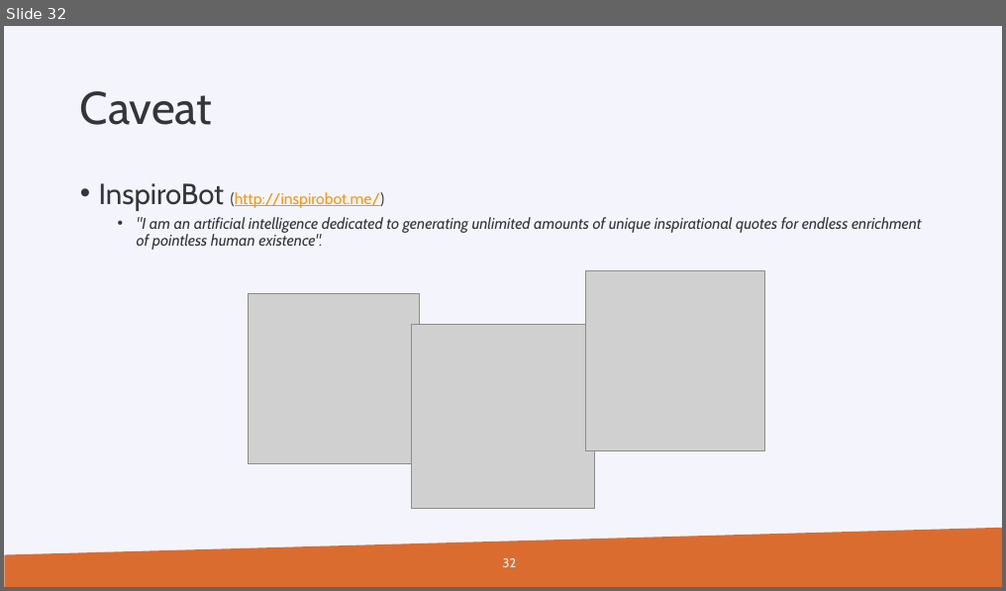
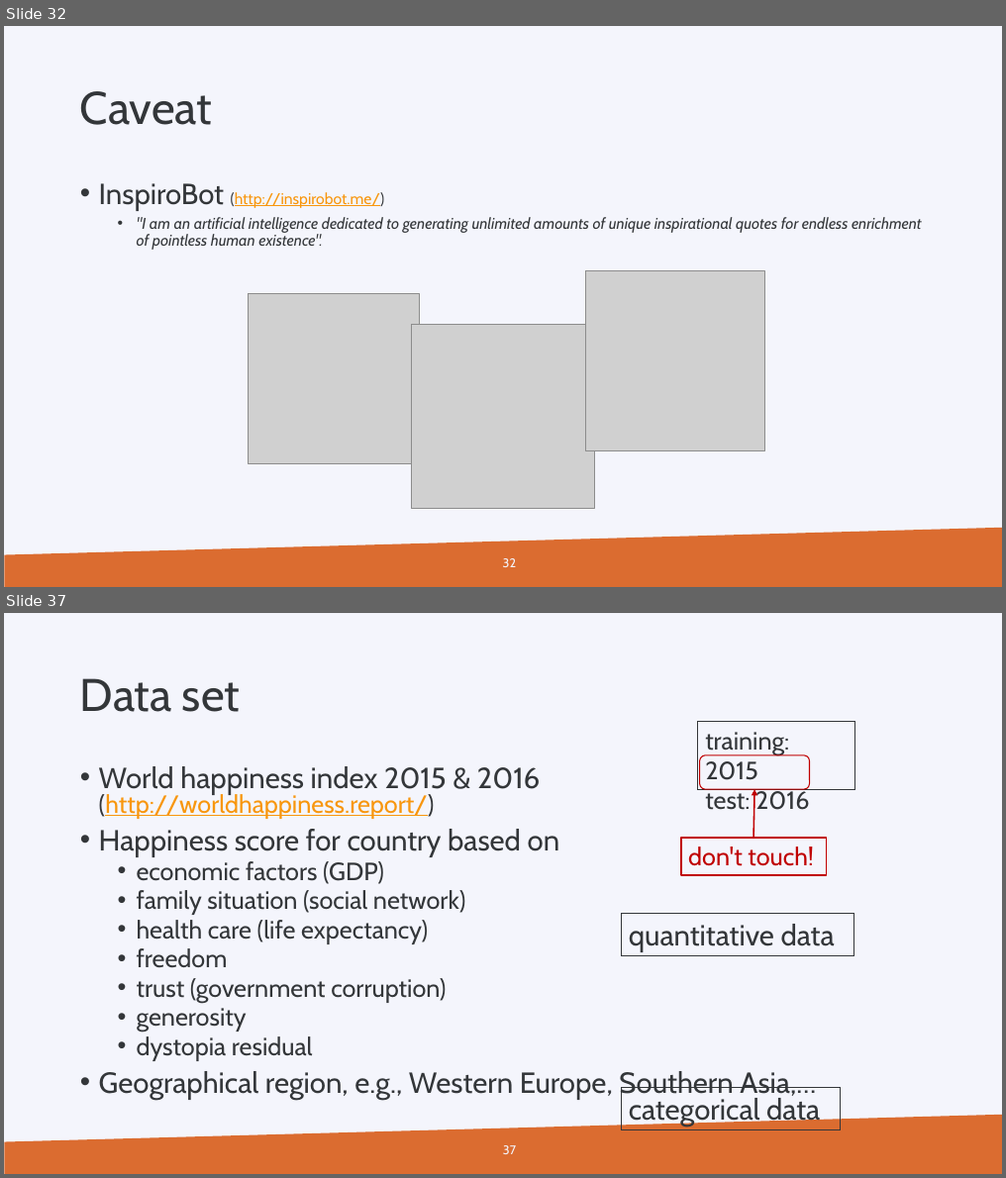
Before and after one commit to gjbex/Machine-learning-with-Python, a slide deck: python_for_machine_learning.pptx. Shown one above the other, each under a label of ours: slide 32 before the commit, slides 32 and 37 after it; the slides between them are not shown. The pictures are 1006x591 and 1006x1178 pixels, drawn with LibreOffice and Linux fonts; fonts in the diff are those of the drawing; grey boxes stand for pictures; background and template pictures are left out. Boxes give left, top, right and bottom in pixels: in the first picture for what was removed or moved away, otherwise in the second. Text is boxed around its words. In the diff, an @@ line names an element or a change of style, - is before the commit and + after.

```diff
--- a/python_for_machine_learning.pptx
+++ b/python_for_machine_learning.pptx
@@ slide 37 added at box(4, 613, 1002, 1174), background #F4F5FC; not listed: 1 template element that a slide beside it also shows @@
@@ title added at box(80, 678, 240, 712), 44 pt, text #333639 @@
+Data set
@@ rectangle added at box(698, 722, 855, 789), outline #333639 0.75 pt, 24 pt, text #333639 @@
+training: 2015
+test: 2016
@@ rounded rectangle added at box(699, 756, 810, 789), outline #C00000 1 pt @@
@@ text added at box(99, 766, 816, 1100), 24 pt, text #333639 @@
+• World happiness index 2015 & 2016
+  (http://worldhappiness.report/)
+• Happiness score for country based on
+  • economic factors (GDP)
+  • family situation (social network)
+  • health care (life expectancy)
+  • freedom
+  • trust (government corruption)
+  • generosity
+  • dystopia residual
+• Geographical region, e.g., Western Europe, Southern Asia,…
@@ arrow added from (753, 838) to (754, 789), #C00000 1.5 pt @@
@@ rectangle added at box(681, 838, 827, 875), outline #C00000 1.5 pt, 24 pt, text #C00000 @@
+don't touch!
@@ rectangle added at box(622, 914, 854, 957), outline #333639 0.75 pt, 28 pt, text #333639 @@
+quantitative data
@@ rectangle added at box(622, 1087, 841, 1131), outline #333639 0.75 pt, 28 pt, text #333639 @@
+categorical data
@@ page number added at box(503, 1146, 516, 1155), 12 pt, text #F4F5FC @@
+37
```
Also in this commit, not shown: 31 other slides added.
